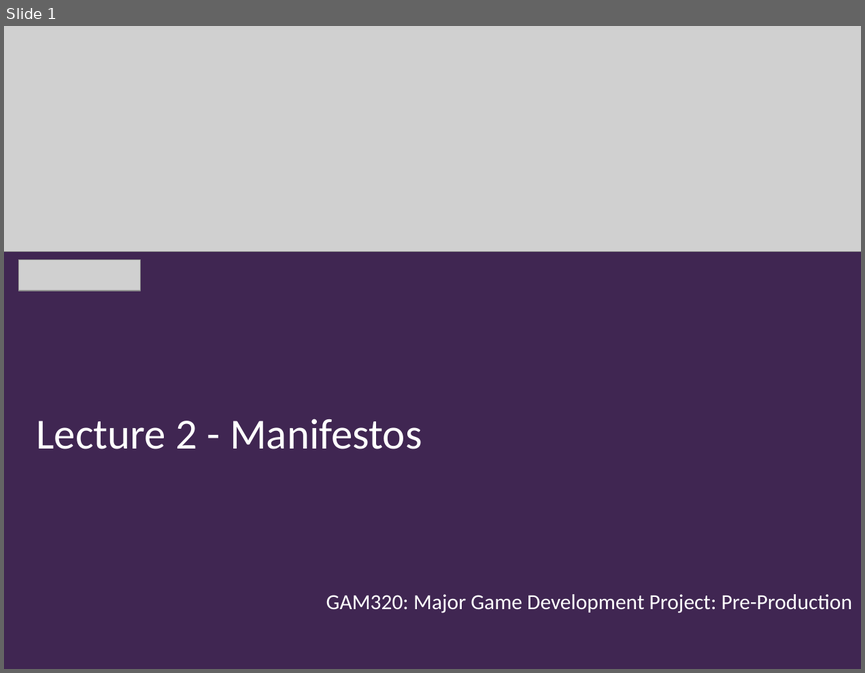
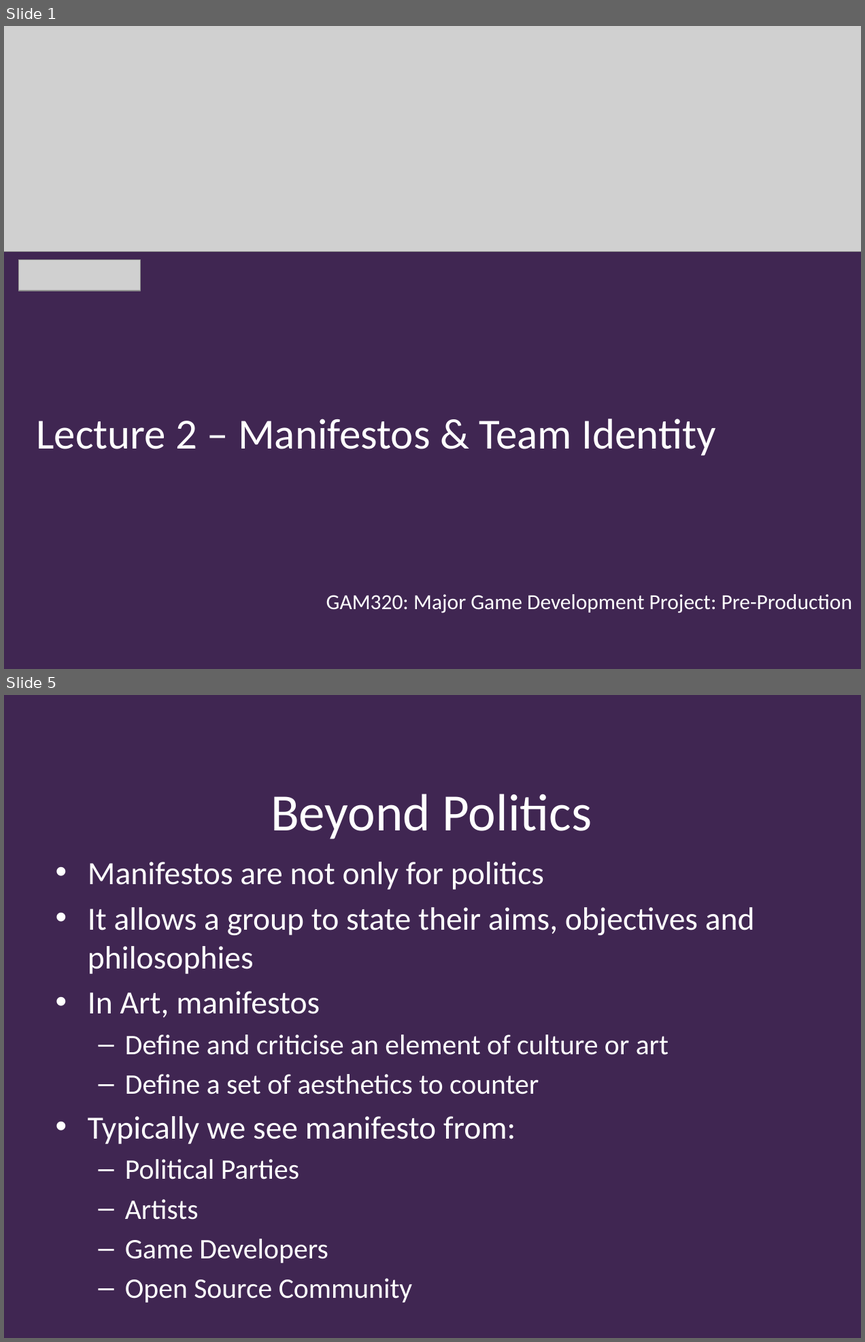
Before and after one commit to Falmouth-Games-Academy/ba-course-materials, a slide deck: GAM320/02/20-21-GAM320-02-Manifesto.pptx. Shown one above the other, each under a label of ours: slide 1 before the commit, slides 1 and 5 after it; the slides between them are not shown. The pictures are 865x673 and 865x1342 pixels, drawn with LibreOffice and Linux fonts; fonts in the diff are those of the drawing; grey boxes stand for pictures; background and template pictures are left out. Boxes give left, top, right and bottom in pixels: in the first picture for what was removed or moved away, otherwise in the second. Text is boxed around its words. In the diff, an @@ line names an element or a change of style, - is before the commit and + after.

Commit message:
Game Manifesto uploaded

```diff
--- a/GAM320/02/20-21-GAM320-02-Manifesto.pptx
+++ b/GAM320/02/20-21-GAM320-02-Manifesto.pptx
@@ slide 5 added at (x1=4, y1=695, x2=861, y2=1338), background #402652 @@
@@ title added at (x1=271, y1=794, x2=592, y2=839), 44 pt, text #FFFFFF @@
+Beyond Politics
@@ text added at (x1=88, y1=862, x2=755, y2=1263), 27.2 pt, text #FFFFFF @@
+• Manifestos are not only for politics
+• It allows a group to state their aims, objectives and philosophies
+• In Art, manifestos
+  – Define and criticise an element of culture or art
+  – Define a set of aesthetics to counter
+• Typically we see manifesto from:
+  – Political Parties
+  – Artists
+  – Game Developers
+  – Open Source Community
@@ slide 1 changed as well @@
@@ title at (x1=36, y1=418, x2=715, y2=455): text changed @@
-Lecture 2 - Manifestos
+Lecture 2 – Manifestos & Team Identity
```
Also in this commit, not shown: 2 other slides changed, 8 other slides added.
